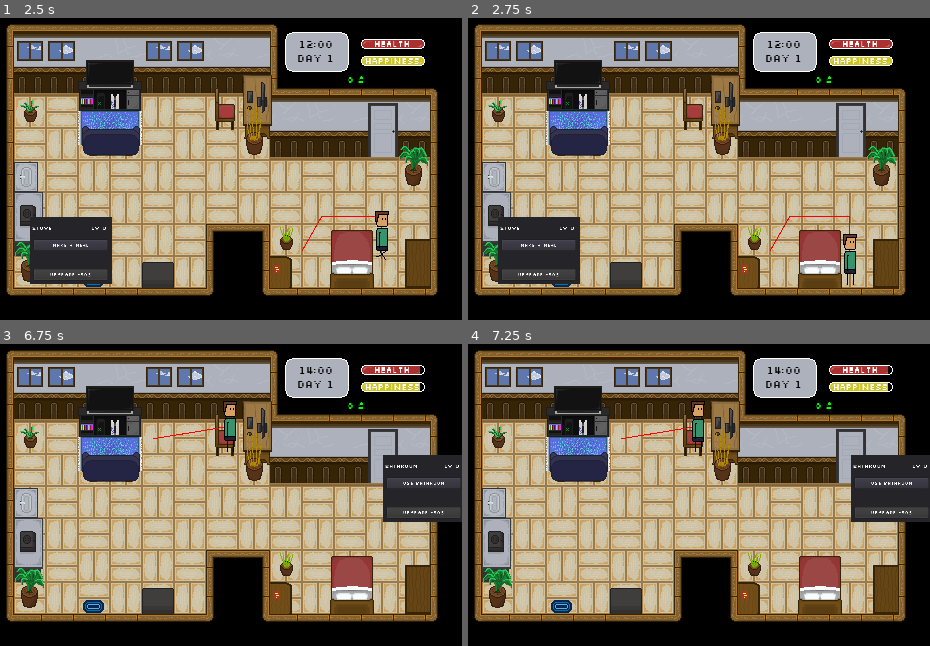
Above: before the commit, frames 1-4 (two rows, left to right).
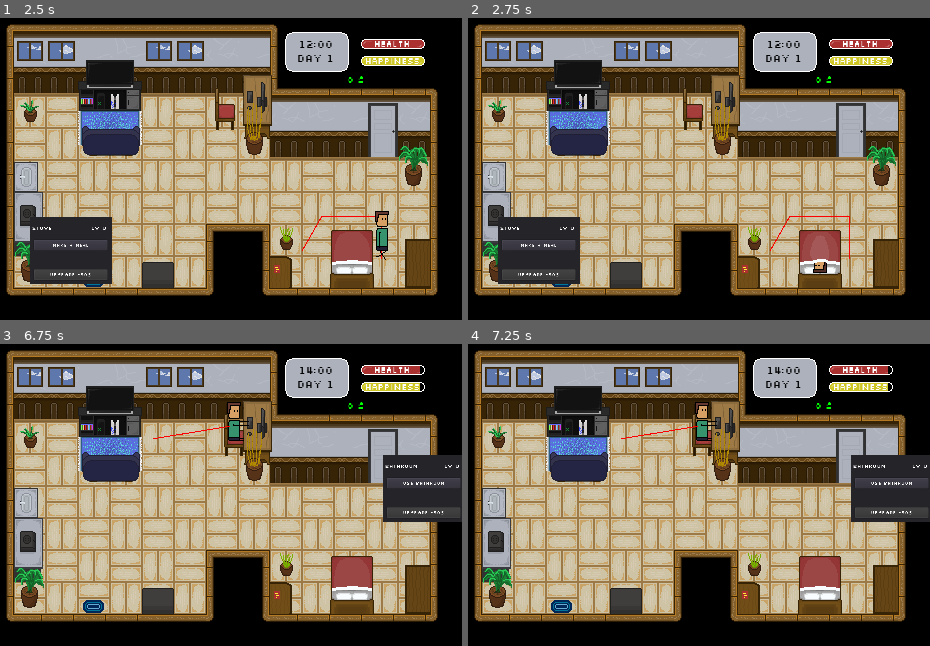
Above: after the commit, the same moments.

Repository: sun-wise-man/work-from-home
Game: Godot game, scene res://scenes/main.tscn
Two runs of this game, one before a commit and one after it. Both use one fixed random seed, a clock stepped at 60 frames per second and the inputs below.
Inputs (mouse positions are in pixels of both pictures, inside the frame that each line leads up to):
- Up to frame 1 (2.5 s): move the mouse to (351, 259) at 0.52 s; click (351, 259) at 0.67 s; click "Go to sleep" at 1.25 s; move the mouse to (27, 217) at 2.02 s; click (27, 217) at 2.17 s
- Up to frame 2 (2.75 s): no input
- Up to frame 3 (6.75 s): click "Make a meal" at 2.75 s; move the mouse to (110, 413) at 3.52 s; click (110, 413) at 3.67 s; click "Watch TV" at 4.25 s; move the mouse to (254, 425) at 5.02 s; click (254, 425) at 5.17 s; click "Do a work" at 5.75 s; move the mouse to (383, 455) at 6.52 s; click (383, 455) at 6.67 s
- Up to frame 4 (7.25 s): no input

Frame 1 is identical in both runs. In frame 2, 0.5% of the frame differs, in the area x 74-85%, y 71-89%; in frame 3, 0.7%; in frame 4, 0.7%, in the area x 46-54%, y 18-38%.

Commit message:
Attach animation to activity

Diff:
--- a/scenes/ActivitySystem.gd
+++ b/scenes/ActivitySystem.gd
@@ -58,8 +58,9 @@
 func _on_Button_pressed():
 	visible = false
 	showing = false
-	world.get_activity(activity_name[activity_pool[0]], activity_type[activity_pool[0]],
-		activity_gain[activity_pool[0]], activity_scale[activity_pool[0]])
+	var index : int = activity_pool[0]
+	world.get_activity(activity_name[index], activity_type[index],
+		activity_gain[index], activity_scale[index], activity_from[index])
 	world.inside_popup = false
 	world.showing_popup = false
 
@@ -67,8 +68,9 @@
 func _on_Button2_pressed():
 	visible = false
 	showing = false
-	world.get_activity(activity_name[activity_pool[1]], activity_type[activity_pool[1]],
-		activity_gain[activity_pool[1]], activity_scale[activity_pool[1]])
+	var index : int = activity_pool[1]
+	world.get_activity(activity_name[index], activity_type[index],
+		activity_gain[index], activity_scale[index], activity_from[index])
 	world.inside_popup = false
 	world.showing_popup = false
 
--- a/scenes/Main.gd
+++ b/scenes/Main.gd
@@ -20,6 +20,7 @@
 var activity_type : String
 var activity_gain : int
 var activity_scale : int
+var activity_from : String
 var is_working : bool = false
 var event_chance_pool : PoolIntArray
 var decision_index : PoolIntArray
@@ -77,6 +78,7 @@
 	$GUI/Tooltip.rect_position = get_viewport().get_mouse_position()
 
 func move_player(target_position):
+	stop_working_anim()
 	var path = $Navigation2D.get_simple_path($Player.position, target_position)
 	$Player.take_path(path)
 	$Line2D.points = path
@@ -104,19 +106,41 @@
 	object_level_hover = object_level
 	object_cost_hover = object_cost
 
-func get_activity(p_activity_name, p_activity_type, p_activity_gain, p_activity_scale):
+func get_activity(p_activity_name, p_activity_type, p_activity_gain,
+	p_activity_scale, p_activity_from):
 	activity_name = p_activity_name
 	activity_type = p_activity_type
 	activity_gain = p_activity_gain
 	activity_scale = p_activity_scale
+	activity_from = p_activity_from
 	object_level_active = object_level_fix
 	move_player(object_position)
 
 func _on_Player_path_done():
 	if activity_name != "null":
 		is_working = true
+		play_working_anim()
 		event_chance_pool = $EventSystem.get_chance(activity_name)
 
+func play_working_anim():
+	if activity_from == "Stove":
+		$Player/AnimatedSprite.play("eating")
+	else:
+		$Player.visible = false
+		if activity_from == "Bed":
+			$Objects/Bed.play("sleeping")
+		elif activity_from == "PC":
+			$Objects/PC.play("working")
+		elif activity_from == "TV":
+			$TileMap/Sofa.play("activity")
+			$Objects/Console.play("activities")
+
+func stop_working_anim():
+	$Player.visible = true
+	$Objects/Bed.play("default")
+	$Objects/PC.play("default")
+	$TileMap/Sofa.play("default")
+	$Objects/Console.play("default")
 
 func _on_World_hour_pass(time):
 	if is_working:
@@ -151,7 +175,6 @@
 func grab_event(pool : PoolIntArray):
 	randomize()
 	var number = randi() % 100
-	print(number)
 	var output : String
 	if pool[number] != -1:
 		output = $EventSystem.get_event_output(pool[number])
--- a/scenes/main.tscn
+++ b/scenes/main.tscn
@@ -677,15 +677,15 @@
 "name": "idle",
 "speed": 6.0
 }, {
+"frames": [ ExtResource( 1 ), ExtResource( 5 ), ExtResource( 4 ), ExtResource( 3 ) ],
+"loop": true,
+"name": "walk",
+"speed": 8.0
+}, {
 "frames": [ SubResource( 7 ), SubResource( 8 ), SubResource( 9 ), SubResource( 10 ) ],
 "loop": true,
 "name": "eating",
 "speed": 3.0
-}, {
-"frames": [ ExtResource( 1 ), ExtResource( 5 ), ExtResource( 4 ), ExtResource( 3 ) ],
-"loop": true,
-"name": "walk",
-"speed": 8.0
 } ]
 
 [sub_resource type="RectangleShape2D" id=12]
@@ -730,152 +730,132 @@
 [sub_resource type="RectangleShape2D" id=20]
 extents = Vector2( 16, 25.9756 )
 
-[sub_resource type="AtlasTexture" id=55]
+[sub_resource type="AtlasTexture" id=21]
 atlas = ExtResource( 15 )
 region = Rect2( 0, 0, 64, 64 )
 
-[sub_resource type="AtlasTexture" id=56]
+[sub_resource type="AtlasTexture" id=22]
 atlas = ExtResource( 15 )
 region = Rect2( 64, 0, 64, 64 )
 
-[sub_resource type="AtlasTexture" id=57]
+[sub_resource type="AtlasTexture" id=23]
 atlas = ExtResource( 15 )
 region = Rect2( 0, 64, 64, 64 )
 
-[sub_resource type="AtlasTexture" id=58]
+[sub_resource type="AtlasTexture" id=24]
 atlas = ExtResource( 15 )
 region = Rect2( 64, 64, 64, 64 )
 
-[sub_resource type="SpriteFrames" id=59]
+[sub_resource type="SpriteFrames" id=25]
 animations = [ {
-"frames": [ SubResource( 55 ) ],
+"frames": [ SubResource( 21 ) ],
 "loop": true,
 "name": "default",
 "speed": 5.0
 }, {
-"frames": [ SubResource( 56 ), SubResource( 57 ), SubResource( 58 ) ],
+"frames": [ SubResource( 22 ), SubResource( 23 ), SubResource( 24 ) ],
 "loop": true,
 "name": "activities",
 "speed": 0.5
 } ]
 
-[sub_resource type="RectangleShape2D" id=21]
+[sub_resource type="RectangleShape2D" id=26]
 extents = Vector2( 30.9083, 25.8009 )
 
-[sub_resource type="AtlasTexture" id=22]
+[sub_resource type="AtlasTexture" id=27]
 atlas = ExtResource( 22 )
 region = Rect2( 0, 0, 64, 64 )
 
-[sub_resource type="AtlasTexture" id=23]
+[sub_resource type="AtlasTexture" id=28]
 atlas = ExtResource( 22 )
 region = Rect2( 64, 0, 64, 64 )
 
-[sub_resource type="AtlasTexture" id=24]
+[sub_resource type="AtlasTexture" id=29]
 atlas = ExtResource( 22 )
 region = Rect2( 128, 0, 64, 64 )
 
-[sub_resource type="AtlasTexture" id=25]
+[sub_resource type="AtlasTexture" id=30]
 atlas = ExtResource( 22 )
 region = Rect2( 192, 0, 64, 64 )
 
-[sub_resource type="AtlasTexture" id=26]
+[sub_resource type="AtlasTexture" id=31]
 atlas = ExtResource( 22 )
 region = Rect2( 256, 0, 64, 64 )
 
-[sub_resource type="SpriteFrames" id=27]
+[sub_resource type="SpriteFrames" id=32]
 animations = [ {
-"frames": [ SubResource( 22 ) ],
+"frames": [ SubResource( 27 ) ],
 "loop": true,
 "name": "default",
 "speed": 5.0
 }, {
-"frames": [ SubResource( 23 ), SubResource( 24 ), SubResource( 25 ), SubResource( 26 ) ],
+"frames": [ SubResource( 28 ), SubResource( 29 ), SubResource( 30 ), SubResource( 31 ) ],
 "loop": true,
 "name": "working",
 "speed": 5.0
 } ]
 
-[sub_resource type="RectangleShape2D" id=28]
+[sub_resource type="RectangleShape2D" id=33]
 extents = Vector2( 16, 24.8267 )
 
-[sub_resource type="RectangleShape2D" id=29]
+[sub_resource type="RectangleShape2D" id=34]
 extents = Vector2( 17, 28 )
 
-[sub_resource type="AtlasTexture" id=30]
+[sub_resource type="AtlasTexture" id=35]
 atlas = ExtResource( 21 )
 region = Rect2( 0, 0, 64, 32 )
 
-[sub_resource type="AtlasTexture" id=31]
+[sub_resource type="AtlasTexture" id=36]
 atlas = ExtResource( 21 )
 region = Rect2( 64, 0, 64, 32 )
 
-[sub_resource type="AtlasTexture" id=32]
+[sub_resource type="AtlasTexture" id=37]
 atlas = ExtResource( 21 )
 region = Rect2( 128, 0, 64, 32 )
 
-[sub_resource type="AtlasTexture" id=33]
+[sub_resource type="AtlasTexture" id=38]
 atlas = ExtResource( 21 )
 region = Rect2( 192, 0, 64, 32 )
 
-[sub_resource type="AtlasTexture" id=34]
+[sub_resource type="AtlasTexture" id=39]
 atlas = ExtResource( 21 )
 region = Rect2( 256, 0, 64, 32 )
 
-[sub_resource type="AtlasTexture" id=35]
+[sub_resource type="AtlasTexture" id=40]
 atlas = ExtResource( 21 )
 region = Rect2( 0, 64, 64, 32 )
 
-[sub_resource type="AtlasTexture" id=36]
+[sub_resource type="AtlasTexture" id=41]
 atlas = ExtResource( 21 )
 region = Rect2( 64, 64, 64, 32 )
 
-[sub_resource type="AtlasTexture" id=37]
+[sub_resource type="AtlasTexture" id=42]
 atlas = ExtResource( 21 )
 region = Rect2( 128, 64, 64, 32 )
 
-[sub_resource type="AtlasTexture" id=38]
+[sub_resource type="AtlasTexture" id=43]
 atlas = ExtResource( 21 )
 region = Rect2( 192, 64, 64, 32 )
 
-[sub_resource type="AtlasTexture" id=39]
+[sub_resource type="AtlasTexture" id=44]
 atlas = ExtResource( 21 )
 region = Rect2( 256, 64, 64, 32 )
 
-[sub_resource type="SpriteFrames" id=40]
+[sub_resource type="SpriteFrames" id=45]
 animations = [ {
 "frames": [  ],
 "loop": true,
 "name": "default",
 "speed": 5.0
 }, {
-"frames": [ SubResource( 30 ), SubResource( 31 ), SubResource( 32 ), SubResource( 33 ), SubResource( 34 ), SubResource( 35 ), SubResource( 36 ), SubResource( 37 ), SubResource( 38 ), SubResource( 39 ) ],
+"frames": [ SubResource( 35 ), SubResource( 36 ), SubResource( 37 ), SubResource( 38 ), SubResource( 39 ), SubResource( 40 ), SubResource( 41 ), SubResource( 42 ), SubResource( 43 ), SubResource( 44 ) ],
 "loop": true,
 "name": "window",
 "speed": 5.02
 } ]
 
-[sub_resource type="DynamicFont" id=41]
+[sub_resource type="DynamicFont" id=46]
 size = 13
-font_data = ExtResource( 25 )
-
-[sub_resource type="DynamicFont" id=42]
-size = 10
-font_data = ExtResource( 25 )
-
-[sub_resource type="DynamicFont" id=43]
-size = 13
-font_data = ExtResource( 25 )
-
-[sub_resource type="DynamicFont" id=44]
-size = 13
-font_data = ExtResource( 25 )
-
-[sub_resource type="DynamicFont" id=45]
-size = 13
-font_data = ExtResource( 25 )
-
-[sub_resource type="DynamicFont" id=46]
-size = 10
 font_data = ExtResource( 25 )
 
 [sub_resource type="DynamicFont" id=47]
@@ -883,30 +863,50 @@
 font_data = ExtResource( 25 )
 
 [sub_resource type="DynamicFont" id=48]
+size = 13
+font_data = ExtResource( 25 )
+
+[sub_resource type="DynamicFont" id=49]
+size = 13
+font_data = ExtResource( 25 )
+
+[sub_resource type="DynamicFont" id=50]
+size = 13
+font_data = ExtResource( 25 )
+
+[sub_resource type="DynamicFont" id=51]
+size = 10
+font_data = ExtResource( 25 )
+
+[sub_resource type="DynamicFont" id=52]
+size = 10
+font_data = ExtResource( 25 )
+
+[sub_resource type="DynamicFont" id=53]
 size = 12
 font_data = ExtResource( 25 )
 
-[sub_resource type="DynamicFont" id=49]
+[sub_resource type="DynamicFont" id=54]
 size = 11
 font_data = ExtResource( 25 )
 
-[sub_resource type="DynamicFont" id=50]
+[sub_resource type="DynamicFont" id=55]
 size = 11
 font_data = ExtResource( 25 )
 
-[sub_resource type="DynamicFont" id=51]
+[sub_resource type="DynamicFont" id=56]
 size = 11
 font_data = ExtResource( 25 )
 
-[sub_resource type="DynamicFont" id=52]
+[sub_resource type="DynamicFont" id=57]
 size = 14
 font_data = ExtResource( 25 )
 
-[sub_resource type="DynamicFont" id=53]
+[sub_resource type="DynamicFont" id=58]
 size = 14
 font_data = ExtResource( 25 )
 
-[sub_resource type="DynamicFont" id=54]
+[sub_resource type="DynamicFont" id=59]
 size = 12
 font_data = ExtResource( 25 )
 
Not shown: 24 places in scenes/main.tscn that only renumber resources
